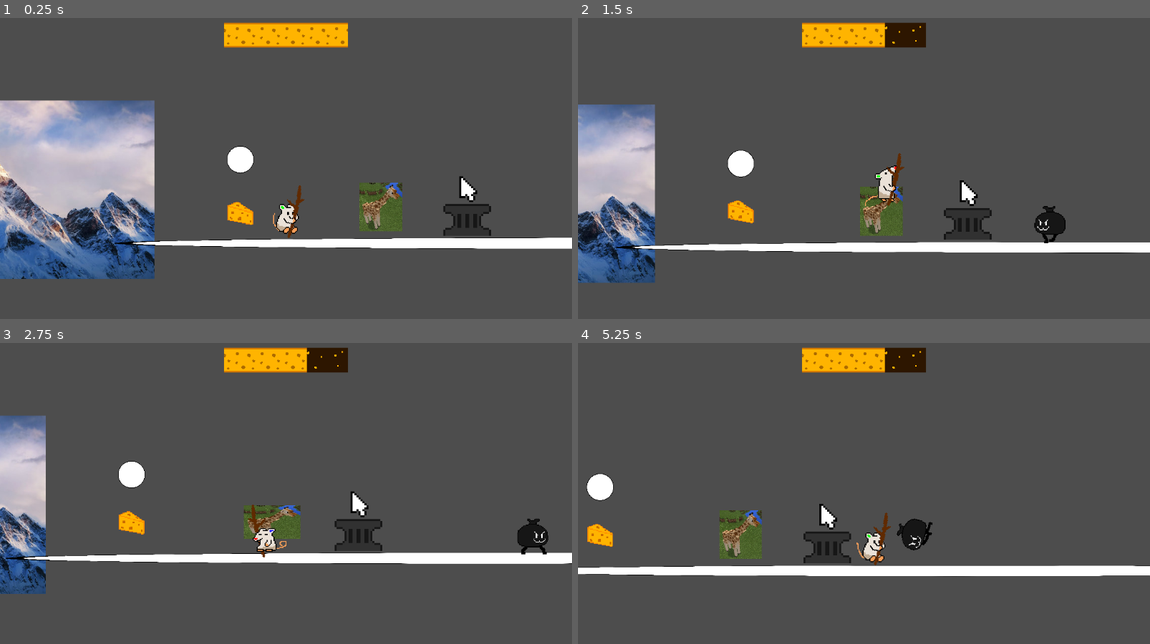
Above: before the commit, frames 1-4 (two rows, left to right).
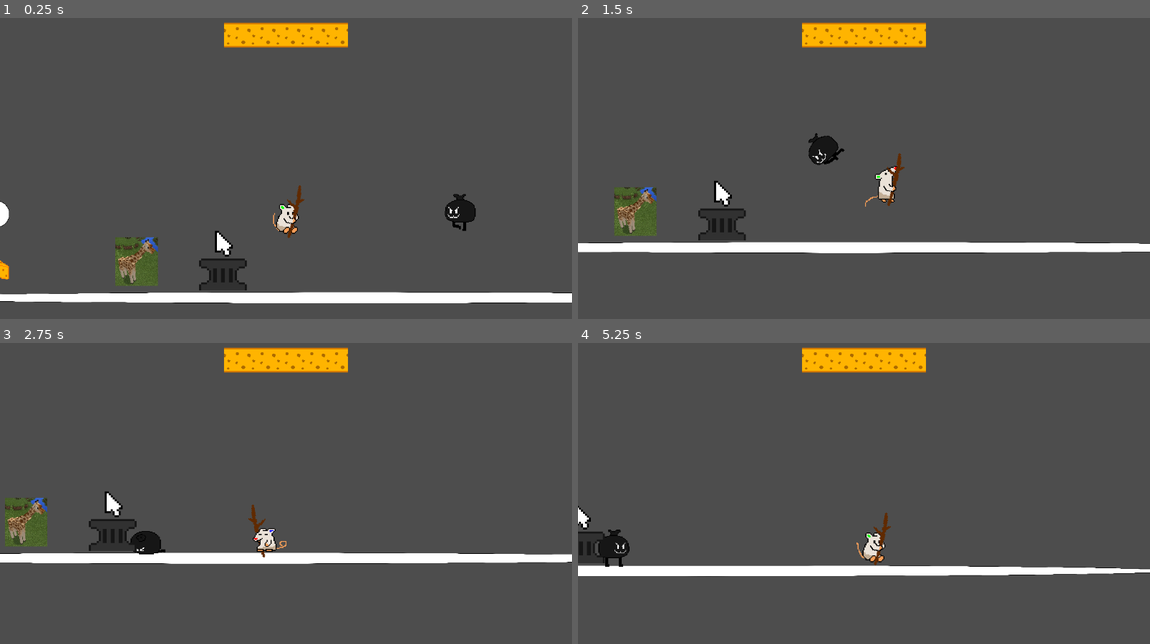
Above: after the commit, the same moments.

Repository: Jedikoops/gamejam
Game: Godot game, scene res://prefabs/guybigsticl.tscn
Same seed, same stepped clock (60 frames per second), same inputs: the game is played once before the commit and once after it.
Inputs:
- Up to frame 1 (0.25 s): no input
- Up to frame 2 (1.5 s): hold Space (jump) 0.53-1.28 s; hold D (move_right) from 0.53 s (still down); tap E (Interact) at 1.35 s
- Up to frame 3 (2.75 s): tap Space (jump) at 1.52, 1.55, 1.82 s; release D (move_right) at 2.03 s; hold A (move_left) from 2.03 s (still down); hold Space (jump) from 2.03 s (still down); tap R (attack) at 2.1 s
- Up to frame 4 (5.25 s): release A (move_left) at 2.78 s; release Space (jump) at 2.78 s; hold D (move_right) 2.78-4.28 s; tap Space (jump) at 2.85, 3.02, 3.32, 3.77, 3.8, 4.07, 4.52, 4.55, 4.82 s; hold E (Interact) 3.53-4.28 s; hold A (move_left) 4.28-5.03 s; tap R (attack) at 4.35 s; hold D (move_right) from 5.03 s (still down); hold Space (jump) from 5.03 s (still down)

The runs differ from the first frame. In frame 1, 25% of the frame differs, in the area x 0-100%, y 27-95%; in frame 2, 14%; in frame 3, 10%; in frame 4, 5.3%.

Commit message:
trashbagcompleted

Diff:
--- a/prefabs/garbage_bag.tscn
+++ b/prefabs/garbage_bag.tscn
@@ -1,10 +1,11 @@
-[gd_scene load_steps=25 format=3 uid="uid://cmtr838e5arrd"]
+[gd_scene load_steps=35 format=3 uid="uid://cmtr838e5arrd"]
 
 [ext_resource type="Script" uid="uid://dpxqhvq5ks8de" path="res://scripts/trashbag.gd" id="1_h616w"]
 [ext_resource type="Script" uid="uid://6muyfejx2agd" path="res://scripts/hurtplayer.gd" id="2_qlpwu"]
 [ext_resource type="Texture2D" uid="uid://da330djd8oj53" path="res://garbage can/GarbageWalk.png" id="3_lf3nw"]
 [ext_resource type="Texture2D" uid="uid://bdehydvkncvnj" path="res://garbage can/GarbageAttackSet.png" id="4_hadwx"]
 [ext_resource type="AudioStream" uid="uid://ptj4k3es8qp4" path="res://bonksf.mp3" id="5_3r5l4"]
+[ext_resource type="Texture2D" uid="uid://ccwsfu5rw8hl8" path="res://garbage can/GarbageIdle.png" id="5_qlpwu"]
 [ext_resource type="Script" uid="uid://betl1i82l8ml7" path="res://scripts/enemy_hurt_component.gd" id="6_vd217"]
 
 [sub_resource type="CircleShape2D" id="CircleShape2D_tl8b1"]
@@ -58,6 +59,18 @@
 atlas = ExtResource("4_hadwx")
 region = Rect2(512, 256, 256, 256)
 
+[sub_resource type="AtlasTexture" id="AtlasTexture_qlpwu"]
+atlas = ExtResource("4_hadwx")
+region = Rect2(0, 768, 256, 256)
+
+[sub_resource type="AtlasTexture" id="AtlasTexture_jdee1"]
+atlas = ExtResource("4_hadwx")
+region = Rect2(256, 768, 256, 256)
+
+[sub_resource type="AtlasTexture" id="AtlasTexture_tkcuq"]
+atlas = ExtResource("4_hadwx")
+region = Rect2(512, 768, 256, 256)
+
 [sub_resource type="AtlasTexture" id="AtlasTexture_unbjk"]
 atlas = ExtResource("4_hadwx")
 region = Rect2(256, 0, 256, 256)
@@ -65,6 +78,30 @@
 [sub_resource type="AtlasTexture" id="AtlasTexture_g35av"]
 atlas = ExtResource("4_hadwx")
 region = Rect2(512, 0, 256, 256)
+
+[sub_resource type="AtlasTexture" id="AtlasTexture_lf3nw"]
+atlas = ExtResource("5_qlpwu")
+region = Rect2(0, 0, 256, 256)
+
+[sub_resource type="AtlasTexture" id="AtlasTexture_hadwx"]
+atlas = ExtResource("5_qlpwu")
+region = Rect2(256, 0, 256, 256)
+
+[sub_resource type="AtlasTexture" id="AtlasTexture_3r5l4"]
+atlas = ExtResource("5_qlpwu")
+region = Rect2(0, 256, 256, 256)
+
+[sub_resource type="AtlasTexture" id="AtlasTexture_vd217"]
+atlas = ExtResource("5_qlpwu")
+region = Rect2(256, 256, 256, 256)
+
+[sub_resource type="AtlasTexture" id="AtlasTexture_m3sv8"]
+atlas = ExtResource("5_qlpwu")
+region = Rect2(0, 512, 256, 256)
+
+[sub_resource type="AtlasTexture" id="AtlasTexture_ge80l"]
+atlas = ExtResource("5_qlpwu")
+region = Rect2(256, 512, 256, 256)
 
 [sub_resource type="SpriteFrames" id="SpriteFrames_pk8uv"]
 animations = [{
@@ -121,6 +158,20 @@
 }, {
 "frames": [{
 "duration": 1.0,
+"texture": SubResource("AtlasTexture_qlpwu")
+}, {
+"duration": 1.0,
+"texture": SubResource("AtlasTexture_jdee1")
+}, {
+"duration": 1.0,
+"texture": SubResource("AtlasTexture_tkcuq")
+}],
+"loop": true,
+"name": &"jumpgetup",
+"speed": 4.0
+}, {
+"frames": [{
+"duration": 1.0,
 "texture": SubResource("AtlasTexture_unbjk")
 }, {
 "duration": 1.0,
@@ -134,6 +185,29 @@
 "loop": true,
 "name": &"jumpup",
 "speed": 5.0
+}, {
+"frames": [{
+"duration": 1.0,
+"texture": SubResource("AtlasTexture_lf3nw")
+}, {
+"duration": 1.0,
+"texture": SubResource("AtlasTexture_hadwx")
+}, {
+"duration": 1.0,
+"texture": SubResource("AtlasTexture_3r5l4")
+}, {
+"duration": 1.0,
+"texture": SubResource("AtlasTexture_vd217")
+}, {
+"duration": 1.0,
+"texture": SubResource("AtlasTexture_m3sv8")
+}, {
+"duration": 1.0,
+"texture": SubResource("AtlasTexture_ge80l")
+}],
+"loop": true,
+"name": &"standing",
+"speed": 4.0
 }]
 
 [sub_resource type="CircleShape2D" id="CircleShape2D_06i16"]
@@ -164,7 +238,7 @@
 position = Vector2(0, -5)
 scale = Vector2(0.39, 0.39)
 sprite_frames = SubResource("SpriteFrames_pk8uv")
-animation = &"jumpready"
+animation = &"jumpgetup"
 autoplay = "default"
 flip_h = true
 
@@ -174,6 +248,7 @@
 [node name="enemy_hurt" type="AudioStreamPlayer" parent="."]
 stream = ExtResource("5_3r5l4")
 script = ExtResource("6_vd217")
+health = 1
 
 [node name="detect_player" type="Area2D" parent="."]
 position = Vector2(1, -23)
@@ -184,4 +259,5 @@
 debug_color = Color(0.943319, 0.73952, 0.900685, 0.42)
 
 [connection signal="body_entered" from="HurtPlayer" to="HurtPlayer" method="_on_body_entered"]
+[connection signal="ded" from="enemy_hurt" to="." method="_on_enemy_hurt_ded"]
 [connection signal="body_entered" from="detect_player" to="." method="_on_detect_player_body_entered"]
--- a/prefabs/guybigsticl.tscn
+++ b/prefabs/guybigsticl.tscn
@@ -151,7 +151,7 @@
 anim = NodePath("../AnimGiraffe")
 
 [node name="PlayerBody" parent="." node_paths=PackedStringArray("spawnPointHolder") instance=ExtResource("6_r405y")]
-position = Vector2(284, 274)
+position = Vector2(776, 164)
 spawnPointHolder = NodePath("../SpawnPointHolder")
 
 [node name="Reactive Text" type="Area2D" parent="."]
--- a/scripts/enemy_hurt_component.gd
+++ b/scripts/enemy_hurt_component.gd
@@ -2,7 +2,7 @@
 class_name enemy_hurt
 @export var anim: AnimationPlayer
 
-var health = 3
+@export var health = 3
 signal ded
 
 func _hurt(value: int):
--- a/scripts/trashbag.gd
+++ b/scripts/trashbag.gd
@@ -31,6 +31,7 @@
 
 # Called every frame. 'delta' is the elapsed time since the previous frame.
 func _process(delta: float) -> void:
+
 	if(is_on_floor()):
 		fly = false
 	else:
@@ -42,25 +43,36 @@
 			hop = false
 		patrol = false
 
+
 	if(patrol):
+		time += delta * SPEED * 1/abs(line_2d.points[0].x-line_2d.points[1].x)
+		prev_pos = global_position
 		if(!idle_patrol):
-			time += delta * SPEED * 1/abs(line_2d.points[0].x-line_2d.points[1].x)
-			prev_pos = position
 			position.x = _cubic(line_2d.points[0].x, line_2d.points[1].x, abs(fmod(time, 2)-1))
 			sprite.scale.x = move_toward(sprite.scale.x, sign(fmod(time, 2)-1)*abs(sprite_xscale), 10*delta)
+		else:
+			sprite.scale.x = move_toward(sprite.scale.x, sprite_xscale * sign(fmod(time, 2)-1), 10*delta)
+			sprite.play("standing")
 		detect_player.scale.x = sign(sprite.scale.x)
 	else:
-		sprite.scale.x = sprite_xscale * sign(sprite.scale.x)
+		sprite.scale.x = abs(sprite_xscale) * sign(sprite.scale.x)
 		if(fly):
-			look_at(position + (prev_pos - position))
+			look_at(global_position + (prev_pos - global_position))
 			rotation_degrees -= 90
 			sprite.play("jumpfly")
 		else:
-			sprite.play("jumpcrash")
-			velocity.x = move_toward(velocity.x, 0, delta*300)
-			rotation_degrees = 0
-			if(sprite.frame == 3):
-				sprite.pause()
+			if(velocity.x != 0):
+				sprite.play("jumpcrash")
+				velocity.x = move_toward(velocity.x, 0, delta*300)
+				rotation_degrees = 0
+				if(sprite.frame == 3):
+					sprite.pause()
+			else:
+				sprite.play("jumpgetup")
+				if(sprite.frame == 2):
+					patrol = true
+					idle_patrol = true
+					target = null
 
 	if(hop):
 		sprite.play("jumpready")
@@ -87,3 +99,8 @@
 	if body.name == "PlayerBody":
 		target = body
 		print("found_you")
+
+
+func _on_enemy_hurt_ded() -> void:
+	print("the trash bag is dead")
+	queue_free()
Binary file added: garbage can/GarbageIdle.png
Not shown, added: garbage can/GarbageIdle.png.import
